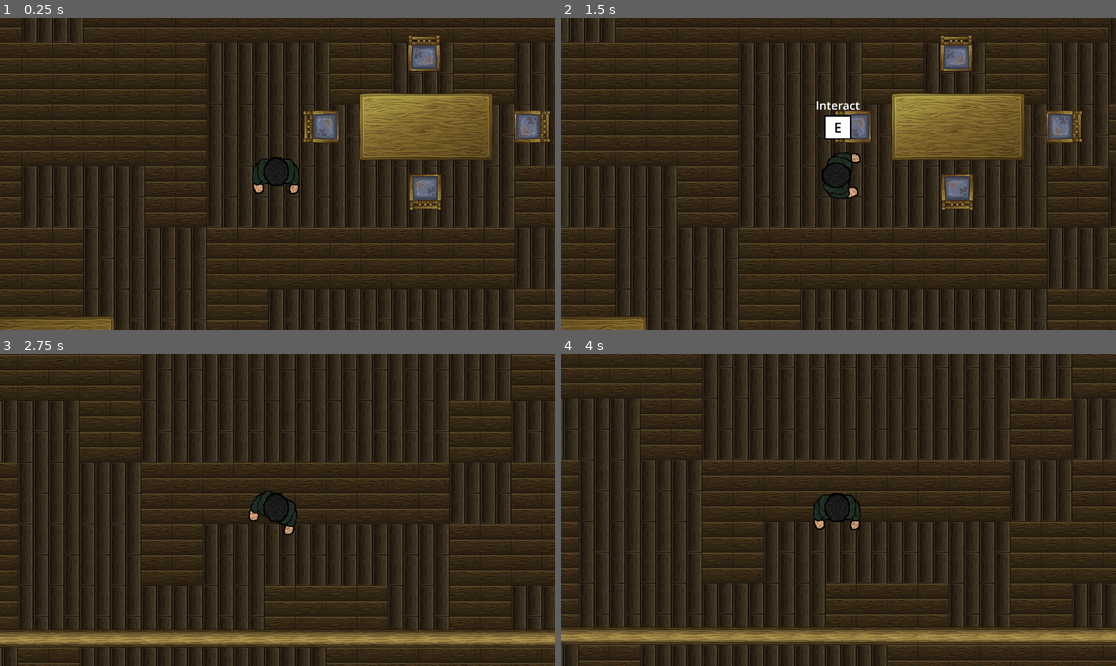
Above: before the commit, frames 1-4 (two rows, left to right).
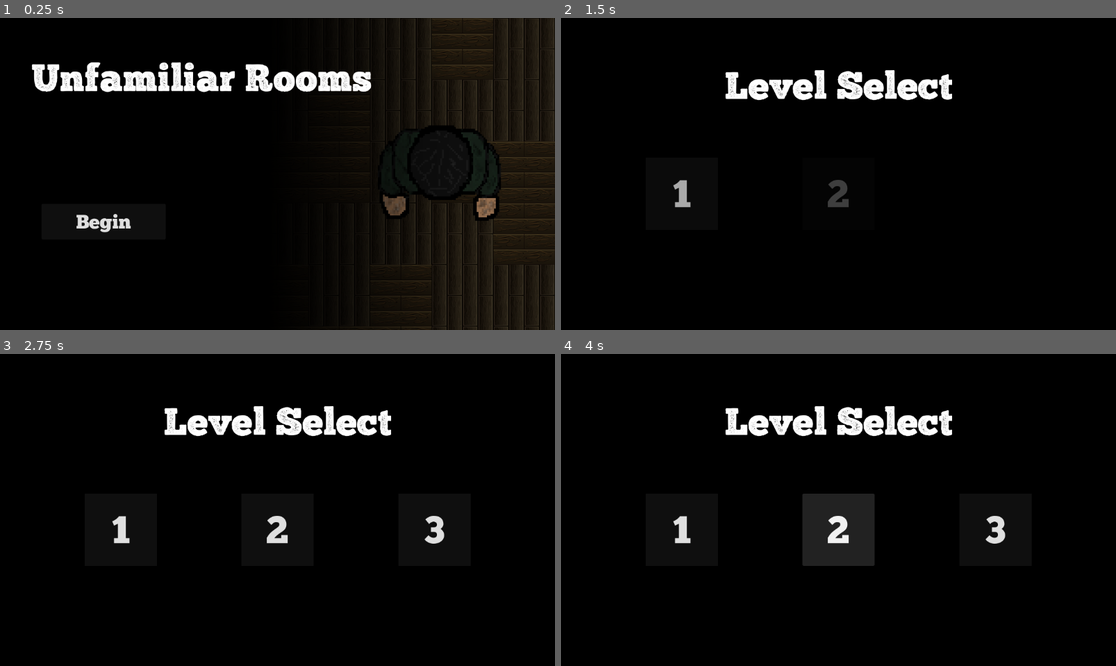
Above: after the commit, the same moments.

Repository: userbooi/Escape_Room
Game: Godot game, scene res://Scenes/main.tscn
Two runs of this game, one before a commit and one after it. Both use one fixed random seed, a clock stepped at 60 frames per second and the inputs below.
Inputs (mouse positions are in pixels of both pictures, inside the frame that each line leads up to):
- Up to frame 1 (0.25 s): no input
- Up to frame 2 (1.5 s): click (666, 220) at 0.5 s, where only the run after the commit has a clickable "Begin"; hold D (right) from 1.28 s (still down); tap E (interact) at 1.35 s
- Up to frame 3 (2.75 s): release D (right) at 2.03 s; hold S (down) from 2.03 s (still down); tap H (deleteAll) at 2.1 s; tap E (interact) at 2.3 s
- Up to frame 4 (4 s): release S (down) at 2.75 s; click (683, 528) at 2.75 s, where only the run after the commit has a clickable "1"; click (838, 528) at 3.5 s, where only the run after the commit has a clickable "2"

The runs differ from the first frame. In frame 1, 81% of the frame differs, in the area x 0-100%, y 0-100%; in frame 2, 95%; in frame 3, 95%; in frame 4, 94%.

Commit message:
finished transition between start screen and level select

Diff:
--- /dev/null
+++ b/Scenes/UI/level_select.gd
@@ -0,0 +1,32 @@
+extends Control
+
+var game_settings = preload("res://game_setting/game_setting.tres")
+
+# Called when the node enters the scene tree for the first time.
+func _ready() -> void:
+	pass # Replace with function body.
+
+
+# Called every frame. 'delta' is the elapsed time since the previous frame.
+func _process(delta: float) -> void:
+	pass
+
+func invis():
+	visible = false
+	for node in get_children():
+		if node.name != "AnimationPlayer":
+			node.self_modulate.a = 0
+		if "Level" in node.name:
+			node.disabled = true
+
+func vis():
+	visible = true
+	$ColorRect.self_modulate.a = 1
+	$Label.self_modulate.a = 1
+
+func show_buttons() -> void:
+	$AnimationPlayer.play("show_buttons")
+	await get_tree().create_timer(1).timeout
+	for node in get_children():
+		if "Level" in node.name:
+			node.disabled = false
--- /dev/null
+++ b/Scenes/UI/level_select.tscn
@@ -0,0 +1,209 @@
+[gd_scene load_steps=21 format=3 uid="uid://cb6juypjv7e0i"]
+
+[ext_resource type="FontFile" uid="uid://dcn1txn77a5kv" path="res://Assets/fonts/ChunkFive-Regular.otf" id="1_eh6sm"]
+[ext_resource type="Script" path="res://Scenes/UI/level_select.gd" id="1_lx0vq"]
+[ext_resource type="FontFile" uid="uid://q0moed2w1t5n" path="res://Assets/fonts/Chunk Five Print.otf" id="2_ar8n8"]
+[ext_resource type="Script" path="res://Scripts/level_button.gd" id="2_b4pv0"]
+[ext_resource type="StyleBox" uid="uid://dwrw5p2dh130h" path="res://Styles/new_style_box_flat.tres" id="4_nq6mf"]
+
+[sub_resource type="StyleBoxEmpty" id="StyleBoxEmpty_ryf7v"]
+
+[sub_resource type="StyleBoxFlat" id="StyleBoxFlat_j78c8"]
+bg_color = Color(0.0588235, 0.0588235, 0.0588235, 1)
+
+[sub_resource type="StyleBoxFlat" id="StyleBoxFlat_wkyy2"]
+bg_color = Color(0.0588235, 0.0588235, 0.0588235, 1)
+
+[sub_resource type="StyleBoxEmpty" id="StyleBoxEmpty_gf8gu"]
+
+[sub_resource type="StyleBoxEmpty" id="StyleBoxEmpty_safkx"]
+
+[sub_resource type="StyleBoxFlat" id="StyleBoxFlat_68nne"]
+bg_color = Color(0.0588235, 0.0588235, 0.0588235, 1)
+
+[sub_resource type="StyleBoxEmpty" id="StyleBoxEmpty_drh43"]
+
+[sub_resource type="StyleBoxEmpty" id="StyleBoxEmpty_1yspf"]
+
+[sub_resource type="StyleBoxEmpty" id="StyleBoxEmpty_6rht7"]
+
+[sub_resource type="StyleBoxEmpty" id="StyleBoxEmpty_8mtks"]
+
+[sub_resource type="StyleBoxEmpty" id="StyleBoxEmpty_qili3"]
+
+[sub_resource type="StyleBoxEmpty" id="StyleBoxEmpty_qk7pl"]
+
+[sub_resource type="Animation" id="Animation_a6qj0"]
+resource_name = "show_buttons"
+tracks/0/type = "value"
+tracks/0/imported = false
+tracks/0/enabled = true
+tracks/0/path = NodePath("Level1:self_modulate")
+tracks/0/interp = 1
+tracks/0/loop_wrap = true
+tracks/0/keys = {
+"times": PackedFloat32Array(0.0333333, 0.5),
+"transitions": PackedFloat32Array(1, 1),
+"update": 0,
+"values": [Color(1, 1, 1, 0), Color(1, 1, 1, 1)]
+}
+tracks/1/type = "value"
+tracks/1/imported = false
+tracks/1/enabled = true
+tracks/1/path = NodePath("Level2:self_modulate")
+tracks/1/interp = 1
+tracks/1/loop_wrap = true
+tracks/1/keys = {
+"times": PackedFloat32Array(0, 0.25, 0.75),
+"transitions": PackedFloat32Array(1, 1, 1),
+"update": 0,
+"values": [Color(1, 1, 1, 0), Color(1, 1, 1, 0), Color(1, 1, 1, 1)]
+}
+tracks/2/type = "value"
+tracks/2/imported = false
+tracks/2/enabled = true
+tracks/2/path = NodePath("Level3:self_modulate")
+tracks/2/interp = 1
+tracks/2/loop_wrap = true
+tracks/2/keys = {
+"times": PackedFloat32Array(0, 0.5, 1),
+"transitions": PackedFloat32Array(1, 1, 1),
+"update": 0,
+"values": [Color(1, 1, 1, 0), Color(1, 1, 1, 0), Color(1, 1, 1, 1)]
+}
+
+[sub_resource type="Animation" id="Animation_73nkk"]
+length = 0.001
+tracks/0/type = "value"
+tracks/0/imported = false
+tracks/0/enabled = true
+tracks/0/path = NodePath("Level1:self_modulate")
+tracks/0/interp = 1
+tracks/0/loop_wrap = true
+tracks/0/keys = {
+"times": PackedFloat32Array(0),
+"transitions": PackedFloat32Array(1),
+"update": 0,
+"values": [Color(1, 1, 1, 1)]
+}
+tracks/1/type = "value"
+tracks/1/imported = false
+tracks/1/enabled = true
+tracks/1/path = NodePath("Level2:self_modulate")
+tracks/1/interp = 1
+tracks/1/loop_wrap = true
+tracks/1/keys = {
+"times": PackedFloat32Array(0),
+"transitions": PackedFloat32Array(1),
+"update": 0,
+"values": [Color(1, 1, 1, 1)]
+}
+tracks/2/type = "value"
+tracks/2/imported = false
+tracks/2/enabled = true
+tracks/2/path = NodePath("Level3:self_modulate")
+tracks/2/interp = 1
+tracks/2/loop_wrap = true
+tracks/2/keys = {
+"times": PackedFloat32Array(0),
+"transitions": PackedFloat32Array(1),
+"update": 0,
+"values": [Color(1, 1, 1, 1)]
+}
+
+[sub_resource type="AnimationLibrary" id="AnimationLibrary_o4pem"]
+_data = {
+"RESET": SubResource("Animation_73nkk"),
+"show_buttons": SubResource("Animation_a6qj0")
+}
+
+[node name="LevelSelect" type="Control"]
+layout_mode = 3
+anchors_preset = 15
+anchor_right = 1.0
+anchor_bottom = 1.0
+grow_horizontal = 2
+grow_vertical = 2
+script = ExtResource("1_lx0vq")
+
+[node name="ColorRect" type="ColorRect" parent="."]
+layout_mode = 0
+offset_right = 1273.0
+offset_bottom = 739.0
+color = Color(0, 0, 0, 1)
+
+[node name="Label" type="Label" parent="."]
+layout_mode = 0
+offset_left = 339.5
+offset_top = 108.0
+offset_right = 812.5
+offset_bottom = 188.0
+theme_override_fonts/font = ExtResource("2_ar8n8")
+theme_override_font_sizes/font_size = 80
+text = "Level Select"
+
+[node name="Level1" type="Button" parent="."]
+layout_mode = 0
+offset_left = 175.5
+offset_top = 290.0
+offset_right = 325.5
+offset_bottom = 440.0
+theme_override_colors/font_disabled_color = Color(0.87451, 0.87451, 0.87451, 1)
+theme_override_fonts/font = ExtResource("1_eh6sm")
+theme_override_font_sizes/font_size = 80
+theme_override_styles/focus = SubResource("StyleBoxEmpty_ryf7v")
+theme_override_styles/disabled_mirrored = SubResource("StyleBoxFlat_j78c8")
+theme_override_styles/disabled = SubResource("StyleBoxFlat_wkyy2")
+theme_override_styles/pressed_mirrored = SubResource("StyleBoxEmpty_gf8gu")
+theme_override_styles/pressed = SubResource("StyleBoxEmpty_safkx")
+theme_override_styles/normal = SubResource("StyleBoxFlat_68nne")
+text = "1"
+script = ExtResource("2_b4pv0")
+level_num = 1
+
+[node name="Level2" type="Button" parent="."]
+layout_mode = 0
+offset_left = 501.0
+offset_top = 290.0
+offset_right = 651.0
+offset_bottom = 440.0
+theme_override_colors/font_disabled_color = Color(0.87451, 0.87451, 0.87451, 1)
+theme_override_fonts/font = ExtResource("1_eh6sm")
+theme_override_font_sizes/font_size = 80
+theme_override_styles/focus = SubResource("StyleBoxEmpty_drh43")
+theme_override_styles/disabled_mirrored = ExtResource("4_nq6mf")
+theme_override_styles/disabled = ExtResource("4_nq6mf")
+theme_override_styles/pressed_mirrored = SubResource("StyleBoxEmpty_1yspf")
+theme_override_styles/pressed = SubResource("StyleBoxEmpty_6rht7")
+theme_override_styles/normal = ExtResource("4_nq6mf")
+text = "2"
+script = ExtResource("2_b4pv0")
+level_num = 2
+
+[node name="Level3" type="Button" parent="."]
+layout_mode = 0
+offset_left = 826.5
+offset_top = 290.0
+offset_right = 976.5
+offset_bottom = 440.0
+theme_override_colors/font_disabled_color = Color(0.87451, 0.87451, 0.87451, 1)
+theme_override_fonts/font = ExtResource("1_eh6sm")
+theme_override_font_sizes/font_size = 80
+theme_override_styles/focus = SubResource("StyleBoxEmpty_8mtks")
+theme_override_styles/disabled_mirrored = ExtResource("4_nq6mf")
+theme_override_styles/disabled = ExtResource("4_nq6mf")
+theme_override_styles/pressed_mirrored = SubResource("StyleBoxEmpty_qili3")
+theme_override_styles/pressed = SubResource("StyleBoxEmpty_qk7pl")
+theme_override_styles/normal = ExtResource("4_nq6mf")
+text = "3"
+script = ExtResource("2_b4pv0")
+level_num = 3
+
+[node name="AnimationPlayer" type="AnimationPlayer" parent="."]
+libraries = {
+"": SubResource("AnimationLibrary_o4pem")
+}
+
+[connection signal="pressed" from="Level1" to="Level1" method="_on_pressed"]
+[connection signal="pressed" from="Level2" to="Level2" method="_on_pressed"]
+[connection signal="pressed" from="Level3" to="Level3" method="_on_pressed"]
--- a/Scenes/start_screen.tscn
+++ b/Scenes/UI/start_screen.tscn
@@ -1,5 +1,6 @@
-[gd_scene load_steps=17 format=4 uid="uid://duh2arb75tynq"]
+[gd_scene load_steps=21 format=4 uid="uid://duh2arb75tynq"]
 
+[ext_resource type="Script" path="res://Scripts/start_screen.gd" id="1_5ml24"]
 [ext_resource type="TileSet" uid="uid://dex1ha18xr7xw" path="res://Tilemaps/wallsAndGround.tres" id="1_tj7c4"]
 [ext_resource type="Texture2D" uid="uid://cjjpm1srw6t25" path="res://Assets/player/pixil-frame-0.png" id="2_d8li6"]
 [ext_resource type="Texture2D" uid="uid://ccyw716v01csm" path="res://Assets/player/pixil-frame-1.png" id="3_62rqk"]
@@ -59,6 +60,12 @@
 [sub_resource type="GradientTexture2D" id="GradientTexture2D_qwhtf"]
 gradient = SubResource("Gradient_xdr7h")
 
+[sub_resource type="StyleBoxEmpty" id="StyleBoxEmpty_jibb5"]
+
+[sub_resource type="StyleBoxEmpty" id="StyleBoxEmpty_d2w1e"]
+
+[sub_resource type="StyleBoxEmpty" id="StyleBoxEmpty_s50j2"]
+
 [node name="StartScreen" type="Control"]
 layout_mode = 3
 anchors_preset = 15
@@ -66,6 +73,7 @@
 anchor_bottom = 1.0
 grow_horizontal = 2
 grow_vertical = 2
+script = ExtResource("1_5ml24")
 
 [node name="Background" type="Node2D" parent="."]
 
@@ -109,4 +117,9 @@
 offset_bottom = 460.0
 theme_override_fonts/font = ExtResource("13_0wpwd")
 theme_override_font_sizes/font_size = 40
+theme_override_styles/focus = SubResource("StyleBoxEmpty_jibb5")
+theme_override_styles/pressed_mirrored = SubResource("StyleBoxEmpty_d2w1e")
+theme_override_styles/pressed = SubResource("StyleBoxEmpty_s50j2")
 text = "Begin"
+
+[connection signal="pressed" from="StartButton" to="." method="_on_start_button_pressed"]
--- a/Scenes/main.tscn
+++ b/Scenes/main.tscn
@@ -1,11 +1,67 @@
-[gd_scene load_steps=7 format=3 uid="uid://cqcglhjjxhg0e"]
+[gd_scene load_steps=13 format=3 uid="uid://cqcglhjjxhg0e"]
 
 [ext_resource type="PackedScene" uid="uid://crmiaq0kstnlf" path="res://Scenes/map.tscn" id="1_h1ppf"]
 [ext_resource type="Script" path="res://Scripts/main.gd" id="1_v4q1k"]
 [ext_resource type="PackedScene" uid="uid://30ukmxapnx63" path="res://Scenes/player.tscn" id="2_tn6y0"]
 [ext_resource type="PackedScene" uid="uid://cwy4mkp5o2ceg" path="res://Scenes/interact_pop_up.tscn" id="3_o4h06"]
 [ext_resource type="PackedScene" uid="uid://br60xis125v3m" path="res://Scenes/dialogue.tscn" id="5_epcgl"]
-[ext_resource type="PackedScene" uid="uid://w3256swech3s" path="res://Scenes/end_screen.tscn" id="6_d23hh"]
+[ext_resource type="PackedScene" uid="uid://w3256swech3s" path="res://Scenes/UI/end_screen.tscn" id="6_d23hh"]
+[ext_resource type="PackedScene" uid="uid://duh2arb75tynq" path="res://Scenes/UI/start_screen.tscn" id="7_4kvut"]
+[ext_resource type="PackedScene" uid="uid://cb6juypjv7e0i" path="res://Scenes/UI/level_select.tscn" id="8_571fb"]
+
+[sub_resource type="Animation" id="Animation_7n7l1"]
+length = 0.001
+tracks/0/type = "value"
+tracks/0/imported = false
+tracks/0/enabled = true
+tracks/0/path = NodePath("TransitionRect:position")
+tracks/0/interp = 1
+tracks/0/loop_wrap = true
+tracks/0/keys = {
+"times": PackedFloat32Array(0),
+"transitions": PackedFloat32Array(1),
+"update": 0,
+"values": [Vector2(-1952, -12)]
+}
+
+[sub_resource type="Animation" id="Animation_5xips"]
+resource_name = "transition"
+length = 0.25
+tracks/0/type = "value"
+tracks/0/imported = false
+tracks/0/enabled = true
+tracks/0/path = NodePath("TransitionRect:position")
+tracks/0/interp = 1
+tracks/0/loop_wrap = true
+tracks/0/keys = {
+"times": PackedFloat32Array(0.0333333, 0.233333),
+"transitions": PackedFloat32Array(1, 1),
+"update": 0,
+"values": [Vector2(-1952, -12), Vector2(-391, -12)]
+}
+
+[sub_resource type="Animation" id="Animation_eibaq"]
+resource_name = "transition_out"
+length = 0.25
+tracks/0/type = "value"
+tracks/0/imported = false
+tracks/0/enabled = true
+tracks/0/path = NodePath("TransitionRect:position")
+tracks/0/interp = 1
+tracks/0/loop_wrap = true
+tracks/0/keys = {
+"times": PackedFloat32Array(0, 0.233333),
+"transitions": PackedFloat32Array(1, 1),
+"update": 0,
+"values": [Vector2(-391, -12), Vector2(1176, -12)]
+}
+
+[sub_resource type="AnimationLibrary" id="AnimationLibrary_3r5ce"]
+_data = {
+"RESET": SubResource("Animation_7n7l1"),
+"transition_in": SubResource("Animation_5xips"),
+"transition_out": SubResource("Animation_eibaq")
+}
 
 [node name="Main" type="Node2D"]
 script = ExtResource("1_v4q1k")
@@ -33,5 +89,21 @@
 [node name="EndScreen" parent="." node_paths=PackedStringArray("player") instance=ExtResource("6_d23hh")]
 player = NodePath("../Player")
 
+[node name="StartScreen" parent="." instance=ExtResource("7_4kvut")]
+
+[node name="LevelSelect" parent="." instance=ExtResource("8_571fb")]
+
 [node name="Marker2D" type="Marker2D" parent="."]
 position = Vector2(711, 7)
+
+[node name="TransitionRect" type="ColorRect" parent="."]
+offset_left = 1176.0
+offset_top = -12.0
+offset_right = 3128.0
+offset_bottom = 1092.0
+color = Color(0, 0, 0, 1)
+
+[node name="AnimationPlayer" type="AnimationPlayer" parent="."]
+libraries = {
+"": SubResource("AnimationLibrary_3r5ce")
+}
--- a/Scripts/end_screen.gd
+++ b/Scripts/end_screen.gd
@@ -8,9 +8,7 @@
 
 # Called when the node enters the scene tree for the first time.
 func _ready() -> void:
-	$ColorRect.self_modulate.a = 0
-	$Label.self_modulate.a = 0
-
+	invis()
 
 # Called every frame. 'delta' is the elapsed time since the previous frame.
 func _process(delta: float) -> void:
@@ -21,5 +19,11 @@
 	position = Vector2(x_coord, y_coord)
 
 func _play_animation() -> void:
+	visible = true
 	$AnimationPlayer.play("endGame")
 	await get_tree().create_timer(1.75).timeout
+
+func invis():
+	visible = false
+	$ColorRect.self_modulate.a = 0
+	$Label.self_modulate.a = 0
--- a/Scripts/game_setting.gd
+++ b/Scripts/game_setting.gd
@@ -2,10 +2,10 @@
 
 class_name GameSettings
 
-enum STATES {PLAYING, DIALOGUE, FINISHED}
+enum STATES {START, LEVEL_SELECT, PLAYING, DIALOGUE, FINISHED}
 
 @export var level = 1
-@export var curr_state = STATES.PLAYING
+@export var curr_state = STATES.START
 @export var special_events = ["ReTa1", "Seat2", "Clos1", "SpPl1"]
 @export var event_num = 0
 @export var found = false
--- /dev/null
+++ b/Scripts/level_button.gd
@@ -0,0 +1,17 @@
+extends Button
+signal load_level
+
+@export var level_num: int
+
+# Called when the node enters the scene tree for the first time.
+func _ready() -> void:
+	pass # Replace with function body.
+
+
+# Called every frame. 'delta' is the elapsed time since the previous frame.
+func _process(delta: float) -> void:
+	pass
+
+
+func _on_pressed() -> void:
+	print(level_num)
--- a/Scripts/main.gd
+++ b/Scripts/main.gd
@@ -37,7 +37,9 @@
 # Called when the node enters the scene tree for the first time.
 func _ready() -> void:
 	connect_signals()
-	set_up_level(game_settings.level)
+	$Player.disable()
+	set_up_UI()
+	#set_up_level(game_settings.level)
 
 # Called every frame. 'delta' is the elapsed time since the previous frame.
 func _process(delta: float) -> void:
@@ -50,6 +52,7 @@
 func connect_signals():
 	$Dialogue.done_dia.connect(Callable($Player, "_return_from_dia"))
 	connect("finish_game", Callable($EndScreen, "_play_animation"))
+	$StartScreen.connect("select_levels", Callable(self, "_transition_to_levels"))
 
 func set_up_level(level):
 	for key in game_settings.level1_layout:
@@ -64,3 +67,21 @@
 
 		curr_furniture.add_to_group("furnitures")
 		$Map/Furnitures.add_child(curr_furniture)
+
+func set_up_UI():
+	$EndScreen.invis()
+	$StartScreen.invis()
+	$LevelSelect.invis()
+	if game_settings.curr_state == game_settings.STATES.START:
+		$StartScreen.vis()
+	elif game_settings.curr_state == game_settings.STATES.LEVEL_SELECT:
+		$LevelSelect.vis()
+
+func _transition_to_levels():
+	game_settings.curr_state = game_settings.STATES.LEVEL_SELECT
+	$AnimationPlayer.play("transition_in")
+	await get_tree().create_timer(0.25).timeout
+	set_up_UI()
+	$AnimationPlayer.play("transition_out")
+	await get_tree().create_timer(0.25).timeout
+	$LevelSelect.show_buttons()
--- a/Scripts/player.gd
+++ b/Scripts/player.gd
@@ -104,6 +104,16 @@
 	node.connect("interact", Callable(self, "_on_interact_prompt"))
 	node.connect("exit_interact", Callable(self, "_on_exit_interact_prompt"))
 
+func disable() -> void:
+	movable = false
+	$Camera2D.enabled = false
+	interactable = false
+
+func enable() -> void:
+	movable = true
+	$Camera2D.enabled = true
+	interactable = false
+
 #func _on_interact_prompt():
 	#get_node("../InteractPopUp").visible = true
 	#taken = true
--- /dev/null
+++ b/Scripts/start_screen.gd
@@ -0,0 +1,23 @@
+extends Control
+signal select_levels
+
+# Called when the node enters the scene tree for the first time.
+func _ready() -> void:
+	pass # Replace with function body.
+
+
+# Called every frame. 'delta' is the elapsed time since the previous frame.
+func _process(delta: float) -> void:
+	pass
+
+
+func _on_start_button_pressed() -> void:
+	select_levels.emit()
+
+func vis() -> void:
+	visible = true
+	self_modulate.a = 1
+
+func invis():
+	visible = false
+	self_modulate.a = 0
--- /dev/null
+++ b/Styles/new_style_box_flat.tres
@@ -0,0 +1,4 @@
+[gd_resource type="StyleBoxFlat" format=3 uid="uid://dwrw5p2dh130h"]
+
+[resource]
+bg_color = Color(0.0588235, 0.0588235, 0.0588235, 1)
Renamed: Scenes/end_screen.tscn -> Scenes/UI/end_screen.tscn
